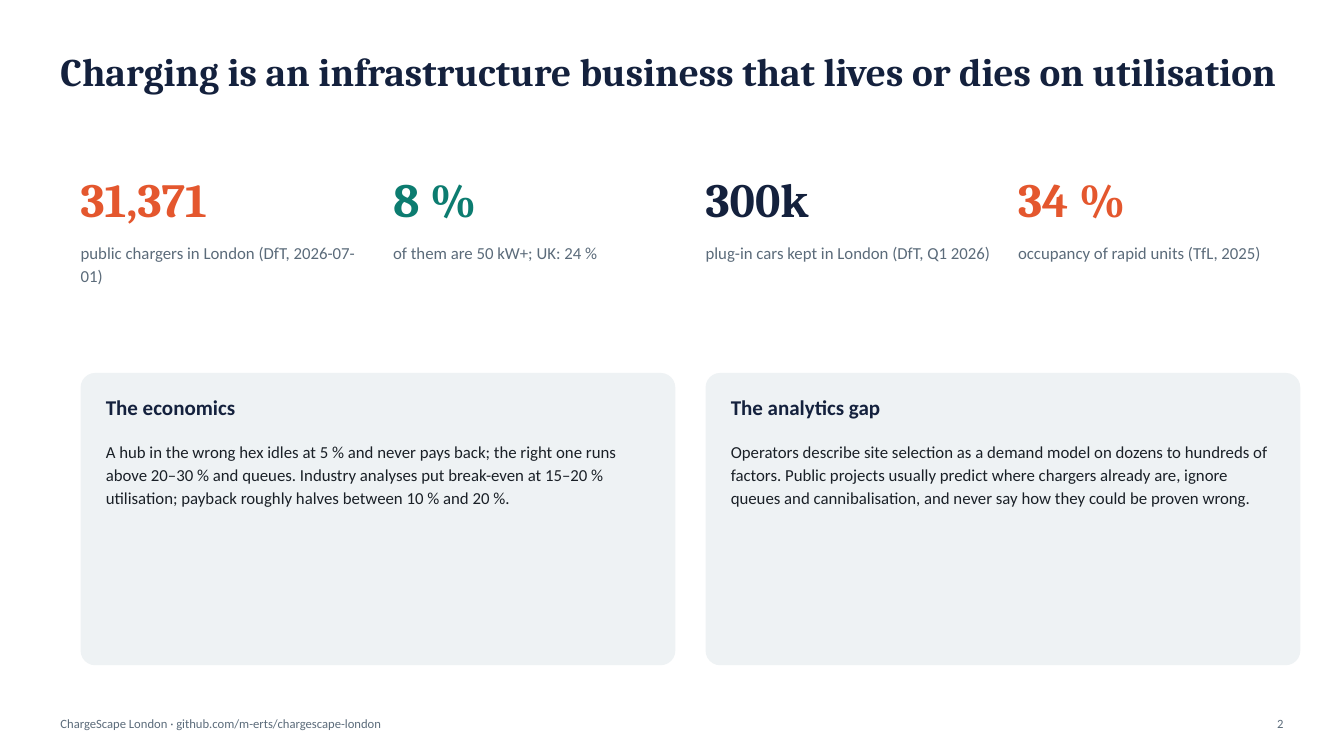
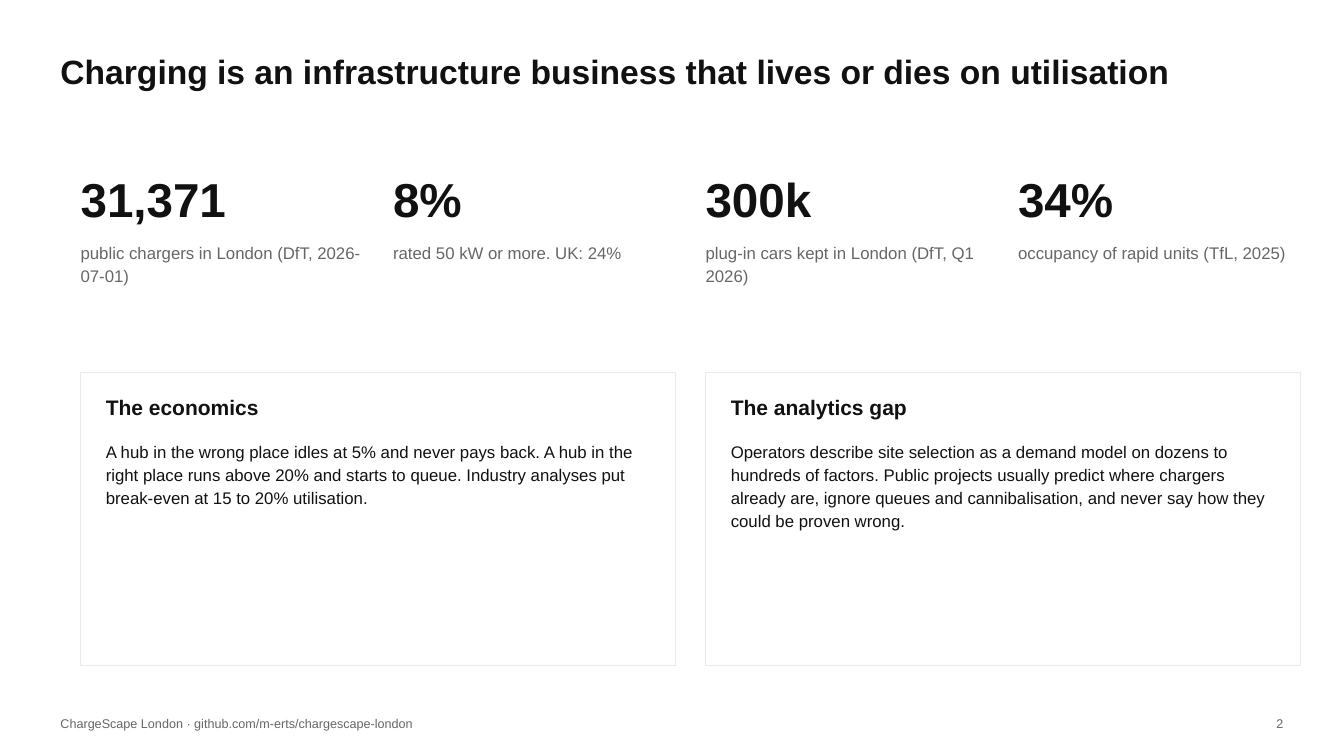
Before and after one commit to m-erts/chargescape-london, a slide deck: slide 2 of reports/ChargeScape_London.pptx. Drawn at 1344x756 pixels with LibreOffice and Linux fonts; fonts in the diff are those of the drawing. Boxes give left, top, right and bottom in pixels: in the first picture for what was removed or moved away, otherwise in the second. Text is boxed around its words. In the diff, an @@ line names an element or a change of style, - is before the commit and + after.

```diff
--- a/reports/ChargeScape_London.pptx
+++ b/reports/ChargeScape_London.pptx
@@ text "Charging is an infrastructure business ..." at box(60, 59, 1169, 91): size 28 to 24 pt, font Cambria to Arial, text colour #14213D to #111111 @@
@@ text "31,371" at box(81, 183, 226, 225): font Cambria to Arial, text colour #E4572E to #111111 @@
@@ text "300k" at box(706, 182, 812, 218): font Cambria to Arial, text colour #14213D to #111111 @@
@@ text at box(393, 183, 462, 218): text changed; font Cambria to Arial; text colour #0C7C70 to #111111 @@
-8 %
+8%
@@ text at box(1018, 183, 1113, 218): text changed; font Cambria to Arial; text colour #E4572E to #111111 @@
-34 %
+34%
@@ text at box(393, 247, 622, 259): text changed; font Calibri to Arial; text colour #5B6B7A to #666666 @@
-of them are 50 kW+; UK: 24 %
+rated 50 kW or more. UK: 24%
@@ rectangle at box(81, 373, 676, 665): rounded rectangle to rectangle; fill #EEF2F4 to #FFFFFF; outline none to #EAEAEA 0.75 pt @@
@@ rectangle at box(706, 373, 1301, 665): rounded rectangle to rectangle; fill #EEF2F4 to #FFFFFF; outline none to #EAEAEA 0.75 pt @@
@@ text "The economics" at box(106, 399, 259, 416): font Calibri to Arial, text colour #14213D to #111111 @@
@@ text "The analytics gap" at box(731, 399, 906, 420): font Calibri to Arial, text colour #14213D to #111111 @@
@@ text at box(106, 446, 632, 504): text changed; font Calibri to Arial; text colour #1A2027 to #111111 @@
-A hub in the wrong hex idles at 5 % and never pays back; the right one runs above 20–30 % and queues. Industry analyses put break-even at 15–20 % utilisation; payback roughly halves between 10 % and 20 %.
+A hub in the wrong place idles at 5% and never pays back. A hub in the right place runs above 20% and starts to queue. Industry analyses put break-even at 15 to 20% utilisation.
@@ text "Operators describe site selection as ..." at box(731, 446, 1265, 531): font Calibri to Arial, text colour #1A2027 to #111111 @@
@@ font Calibri to Arial, text colour #5B6B7A to #666666 in 5 elements at box(81, 247, 360, 286), box(706, 247, 974, 286), box(1018, 247, 1286, 263), box(60, 719, 413, 731), box(1276, 719, 1283, 728) @@
```
Also in this commit, not shown: 14 other slides changed, 49 other files.
